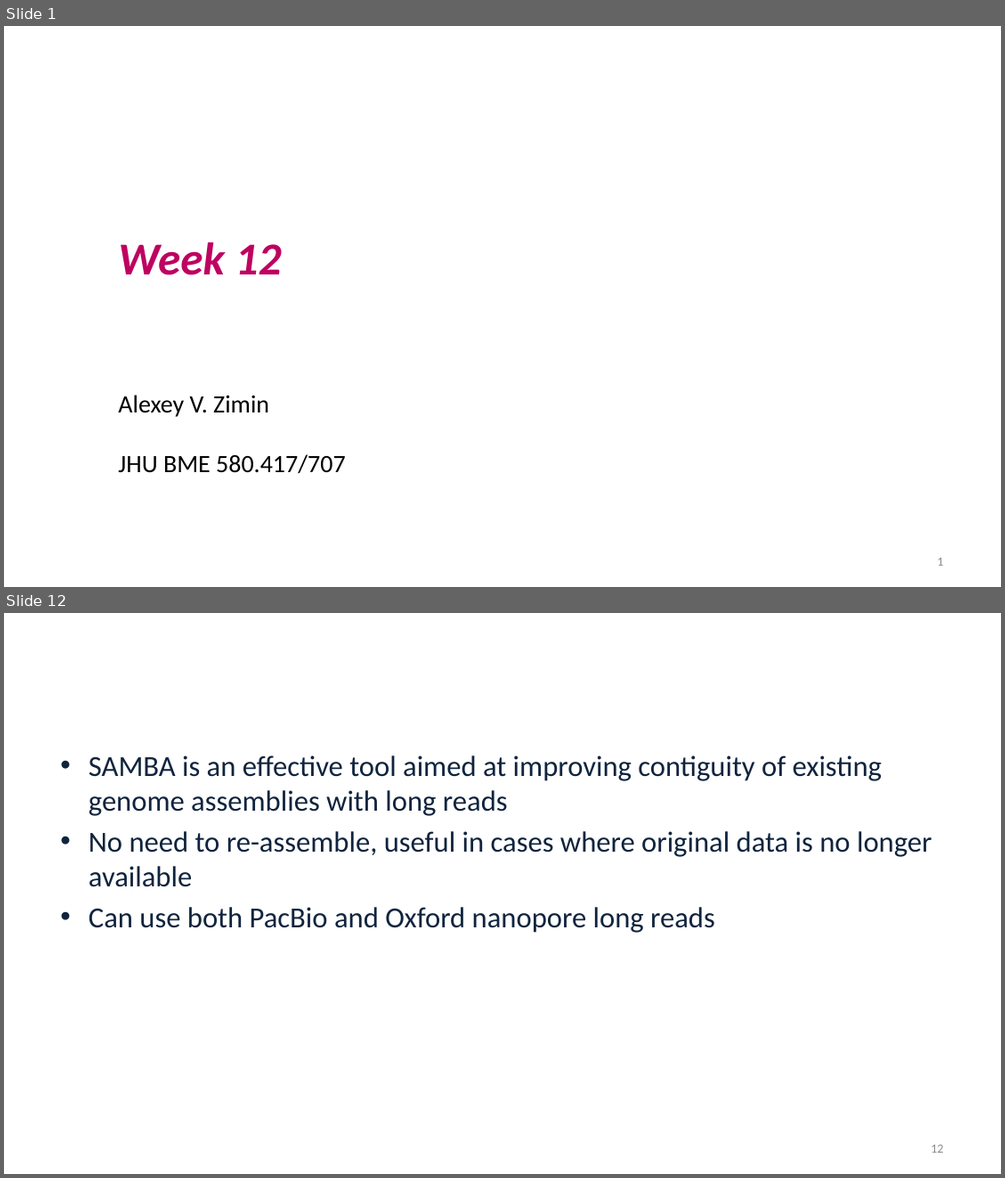
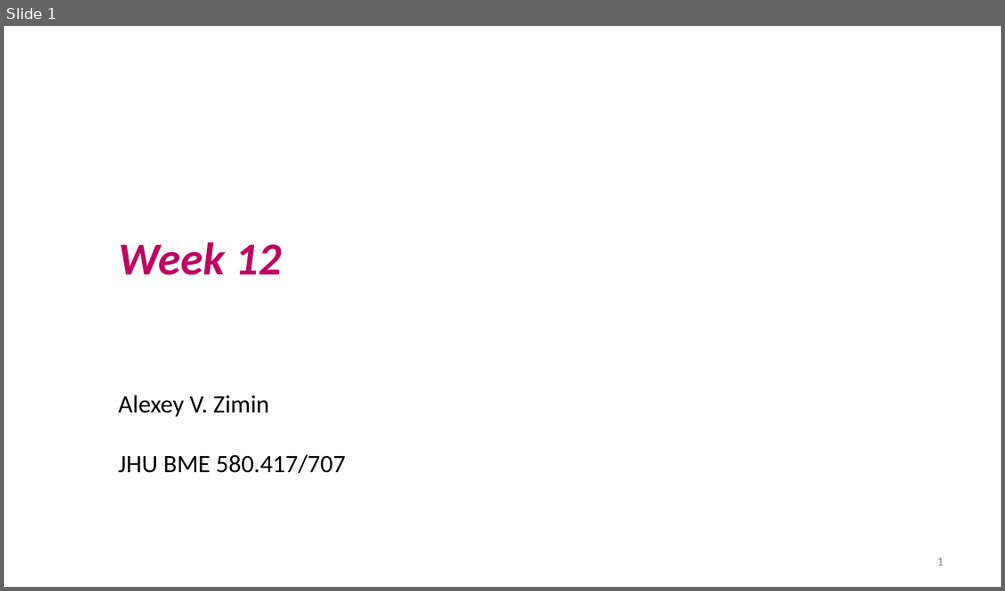
Before and after one commit to alekseyzimin/BME-Algorithms-for-Analysis-of-Genomic-Data, a slide deck: Lectures/Week 12 -- Viterbi Deep Learning.pptx. Shown one above the other, each under a label of ours: slides 1 and 12 before the commit, slide 1 after it; the slides between them are not shown. The pictures are 1005x1178 and 1005x591 pixels, drawn with LibreOffice and Linux fonts; fonts in the diff are those of the drawing; background and template pictures are left out. Boxes give left, top, right and bottom in pixels: in the first picture for what was removed or moved away, otherwise in the second. Text is boxed around its words. In the diff, an @@ line names an element or a change of style, - is before the commit and + after.

```diff
--- a/Lectures/Week 12 -- Viterbi Deep Learning.pptx
+++ b/Lectures/Week 12 -- Viterbi Deep Learning.pptx
@@ slide 12 removed at (x1=4, y1=613, x2=1001, y2=1174), background picture (left out) @@
@@ title removed at (x1=53, y1=668, x2=950, y2=706) @@
-Summary
@@ text removed at (x1=89, y1=755, x2=931, y2=933) @@
-• SAMBA is an effective tool aimed at improving contiguity of existing genome assemblies with long reads
-• No need to re-assemble, useful in cases where original data is no longer available
-• Can use both PacBio and Oxford nanopore long reads
@@ page number removed at (x1=930, y1=1144, x2=943, y2=1152) @@
-12
```
Also in this commit, not shown: 22 slides changed, 3 slides added, 10 other slides removed.
